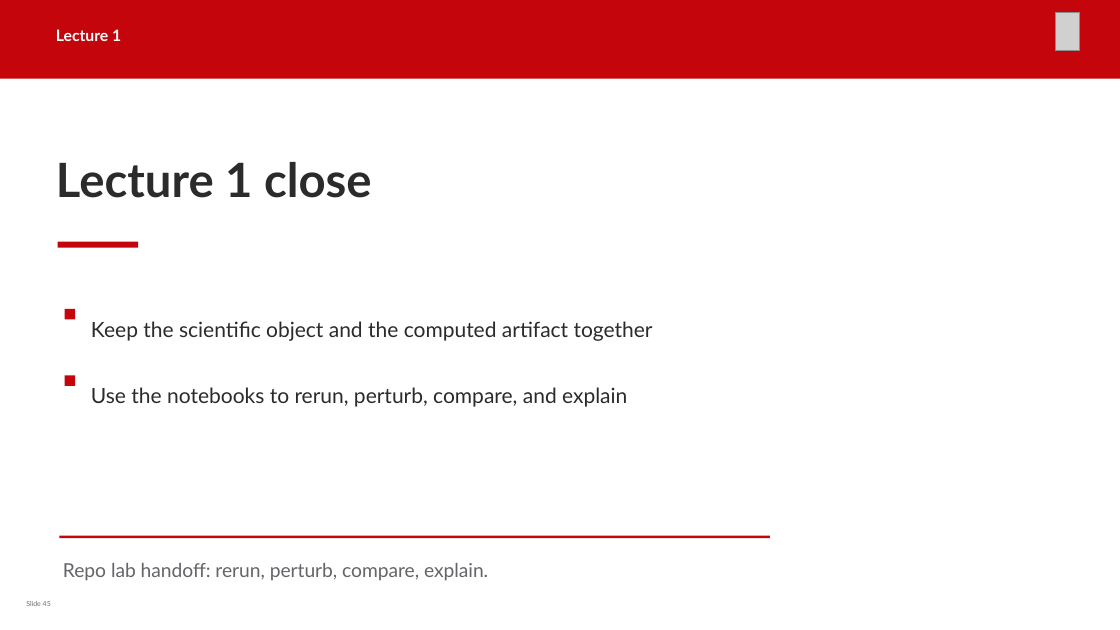
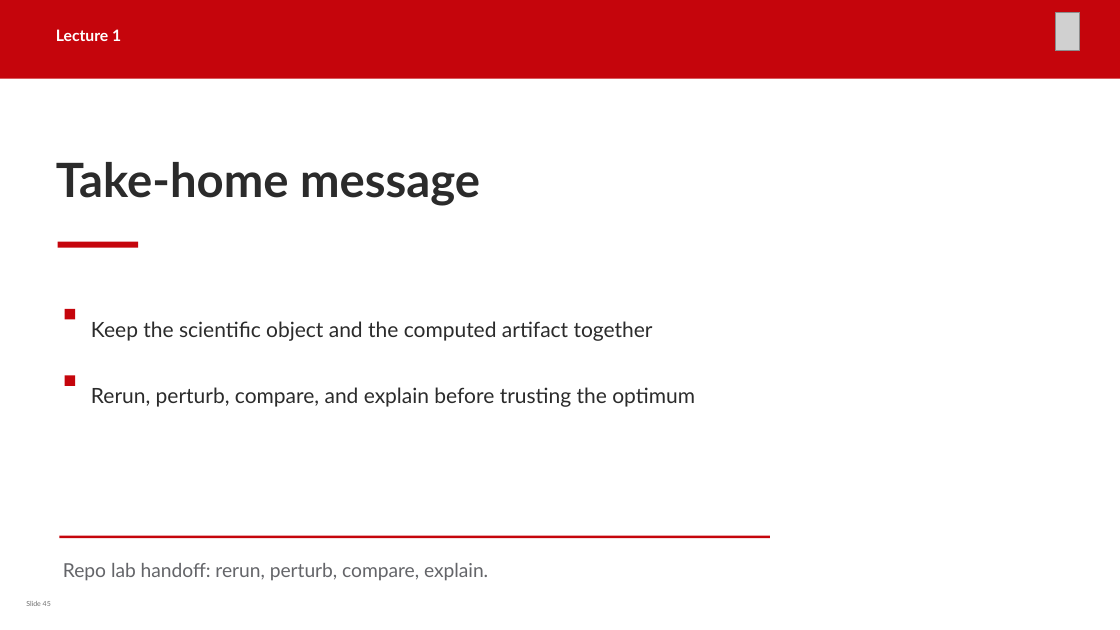
Before and after one commit to rogeriojorge/sos2026-rjorge-stellarator-optimization, a slide deck: slide 45 of slides/pptx/lecture_1_geometry_metrics.pptx. Drawn at 1120x630 pixels with LibreOffice and Linux fonts; fonts in the diff are those of the drawing; grey boxes stand for pictures. Boxes give left, top, right and bottom in pixels: in the first picture for what was removed or moved away, otherwise in the second. Text is boxed around its words. In the diff, an @@ line names an element or a change of style, - is before the commit and + after.

```diff
--- a/slides/pptx/lecture_1_geometry_metrics.pptx
+++ b/slides/pptx/lecture_1_geometry_metrics.pptx
@@ text at (56,162,480,206): text changed @@
-Lecture 1 close
+Take-home message
@@ text at (91,387,695,407): text changed @@
-Use the notebooks to rerun, perturb, compare, and explain
+Rerun, perturb, compare, and explain before trusting the optimum
```
Also in this commit, not shown: 31 other slides changed, 6 slides added, 6 slides removed, 38 other files.
